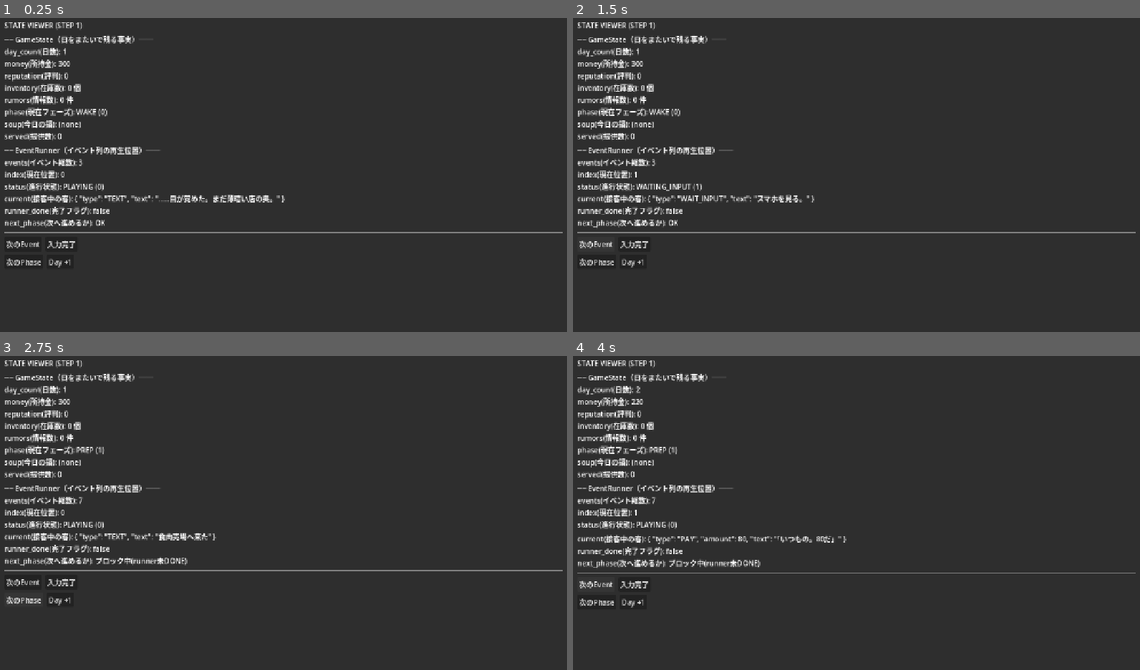
Above: before the commit, frames 1-4 (two rows, left to right).
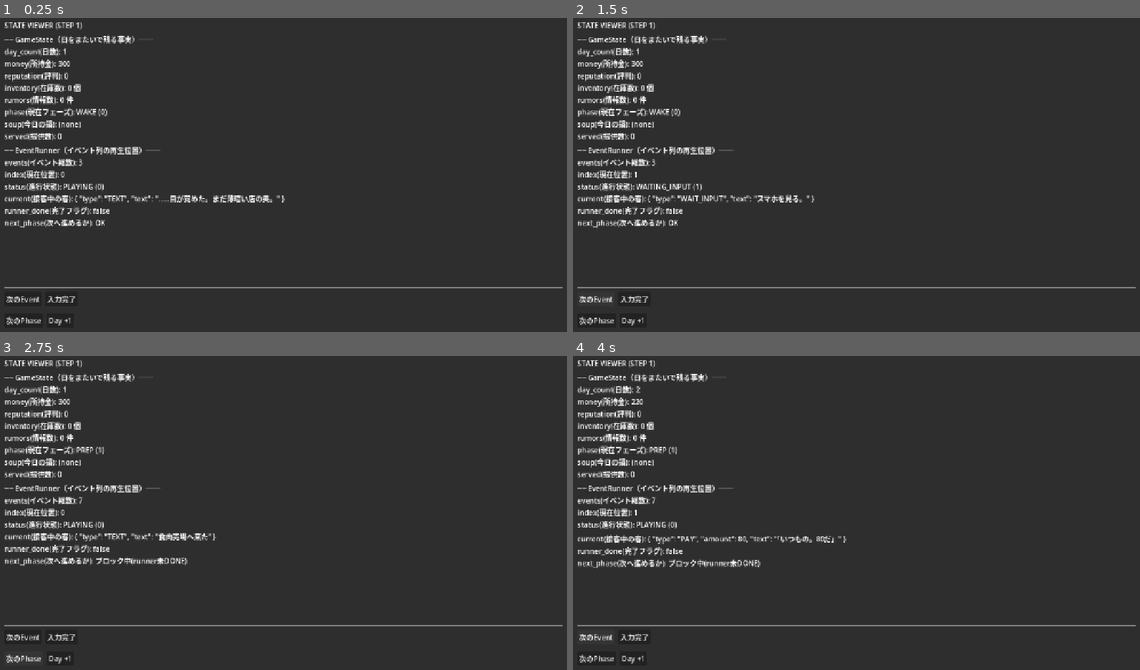
Above: after the commit, the same moments.

Repository: kimidorikame/Godot_Game01
Game: Godot game, scene res://scenes/debug_panel.tscn
The game is run twice, just before and just after one commit, with the same random seed, the same clock (stepped at 60 frames per second) and the same inputs.
Inputs:
- Up to frame 1 (0.25 s): no input
- Up to frame 2 (1.5 s): click "入力完了" at 0.5 s; click "次のEvent" at 1.25 s
- Up to frame 3 (2.75 s): click "次のPhase" at 2 s
- Up to frame 4 (4 s): click "Day +1" at 2.75 s; click "次のEvent" at 3.5 s

The runs differ from the first frame. In frame 1, 1.4% of the frame differs, in the area x 0-100%, y 68-98%; in frame 2, 1.4%; in frame 3, 1.4%; in frame 4, 1.2%.

Commit message:
STEP 13: Day1配達員の「ナムプリックパオを入れる」一操作
OpenController に current_bowl を追加。客をロードすると空の椀
({ customer_id, additions[] }) を作り直す。tags は保存せず、
bowl_final_tags() で GameState.soup.tags + 具材 tags から都度計算する。

ADJUST を素通しから入力待ちへ変更。EventRunner._is_wait_input を
「type == WAIT_INPUT」だけでなく「options を持つ Event」も入力待ち
として扱うよう一般化し、ADJUST が options を持てば止まるようにした
（EventRunner 自体は味付け効果を処理しない）。

具材マスタは scripts/ingredients.gd に新規配置（id -> tags[]。
nam_prik_pao -> ["spicy"]）。day1_events.gd のイベント台本とは
別ファイルにし、責務を分けた。

DebugPanel は選択肢ボタンを動的に描画し（OptionsRow）、押されたら
現在の椀へ具材を足してから入力完了へ進む。計器盤に椀の additions
と算出した最終 tags を表示する。判定・成否分岐・二択・水量は対象外。

また、計器盤テキストの増加でボタン行が画面外へ押し出されていた
レイアウト崩れを修正（GameState/RunnerLabel を ScrollContainer で
包み、ボタン行は常に画面内に固定）。

Co-Authored-By: Claude Sonnet 5 <noreply@anthropic.com>

Diff:
--- a/scenes/debug_panel.tscn
+++ b/scenes/debug_panel.tscn
@@ -26,11 +26,22 @@
 layout_mode = 2
 text = "STATE VIEWER (STEP 1)"
 
-[node name="GameStateLabel" type="Label" parent="Margin/VBox"]
+[node name="TextScroll" type="ScrollContainer" parent="Margin/VBox"]
+custom_minimum_size = Vector2(0, 80)
+layout_mode = 2
+size_flags_vertical = 3
+horizontal_scroll_mode = 0
+
+[node name="TextBox" type="VBoxContainer" parent="Margin/VBox/TextScroll"]
+layout_mode = 2
+size_flags_horizontal = 3
+theme_override_constants/separation = 8
+
+[node name="GameStateLabel" type="Label" parent="Margin/VBox/TextScroll/TextBox"]
 layout_mode = 2
 text = "GameState:"
 
-[node name="RunnerLabel" type="Label" parent="Margin/VBox"]
+[node name="RunnerLabel" type="Label" parent="Margin/VBox/TextScroll/TextBox"]
 layout_mode = 2
 text = "EventRunner:"
 
@@ -49,6 +60,10 @@
 layout_mode = 2
 text = "入力完了"
 
+[node name="OptionsRow" type="HBoxContainer" parent="Margin/VBox"]
+layout_mode = 2
+theme_override_constants/separation = 8
+
 [node name="PhaseRow" type="HBoxContainer" parent="Margin/VBox"]
 layout_mode = 2
 theme_override_constants/separation = 8
--- a/scripts/day1_events.gd
+++ b/scripts/day1_events.gd
@@ -71,14 +71,19 @@
 ## REACT で仮の売上を計上）。
 ## STEP 7/8 の割り切り:
 ##   - 4ステップ骨格は全客共通。客ごとの差は text と sale、および REACT 後ろの追加 Event だけ
-##   - ADJUST はダミー素通し（WAIT_INPUT にしない。実入力＝味付けUIは次 STEP で足す）
 ##   - REACT の sale は満足度判定（DESIGN.md 7章）が入るまでの固定プレースホルダ
 ##   - 個性・調理・評価・鍋・水（7章 / 7.5章）は入れない
+## STEP 13: ADJUST は素通しをやめ、"options" を持たせて入力待ちにする（DESIGN.md 9.5 STEP 13）。
+##   選択肢を選ぶ処理（椀へ足す）は EventRunner ではなく受け側（DebugPanel）が行う。
+##   今回は1択のみ（ナムプリックパオを入れる）。二択は STEP 14。
 static func customer_events(customer_id: String) -> Array:
 	var flavor := _customer_flavor(customer_id)
 	var events := [
 		{ "type": "GREET",  "customer": customer_id, "text": flavor["greet"] },
-		{ "type": "ADJUST", "customer": customer_id, "text": "（味を調える）※素通し" },
+		{ "type": "ADJUST", "customer": customer_id, "text": "（味を調える）",
+			"options": [
+				{ "id": "nam_prik_pao", "label": "ナムプリックパオを入れる" },
+			] },
 		{ "type": "SERVE",  "customer": customer_id, "text": "「はいよ、お待ち。」" },
 		{ "type": "REACT",  "customer": customer_id, "text": flavor["react"], "sale": flavor["sale"] },
 	]
--- a/scripts/debug_panel.gd
+++ b/scripts/debug_panel.gd
@@ -6,10 +6,11 @@
 ## FlowController はこのシーンの子ノードとして持つ（autoload にはしない）。
 
 @onready var flow: FlowController = $FlowController as FlowController
-@onready var _game_state_label: Label = $Margin/VBox/GameStateLabel as Label
-@onready var _runner_label: Label = $Margin/VBox/RunnerLabel as Label
+@onready var _game_state_label: Label = $Margin/VBox/TextScroll/TextBox/GameStateLabel as Label
+@onready var _runner_label: Label = $Margin/VBox/TextScroll/TextBox/RunnerLabel as Label
 @onready var _btn_next_event: Button = $Margin/VBox/EventRow/BtnNextEvent as Button
 @onready var _btn_complete_input: Button = $Margin/VBox/EventRow/BtnCompleteInput as Button
+@onready var _options_row: HBoxContainer = $Margin/VBox/OptionsRow as HBoxContainer
 @onready var _btn_next_phase: Button = $Margin/VBox/PhaseRow/BtnNextPhase as Button
 @onready var _btn_day_plus: Button = $Margin/VBox/PhaseRow/BtnDayPlus as Button
 
@@ -91,7 +92,25 @@
 
 
 ## [入力完了] のハンドラ。入力待ちを解除して1つ進め、[次のEvent] と同じく新 current を適用。
+## options 付き（ADJUST など）の入力待ちは選択肢ボタン側で処理するため、
+## こちらは options を持たない入力待ち（WAKE のスマホなど）専用として残す。
 func _on_complete_input_pressed() -> void:
+	_complete_input_and_advance()
+
+
+## ADJUST などの選択肢ボタンが押されたときのハンドラ（STEP 13）。
+## 「椀へ具材を足す」のは EventRunner ではなく受け側＝ここの責務
+## （DESIGN.md 9.5 STEP 13「EventRunner は味付け効果を処理しない」）。
+## 先に椀へ反映してから、入力完了と同じ手順で1つ進める。
+func _on_option_selected(ingredient_id: String) -> void:
+	if _open != null:
+		_open.add_to_bowl(ingredient_id)
+	_complete_input_and_advance()
+
+
+## [入力完了] と選択肢ボタンの共通処理：WAITING_INPUT を解除して1つ進め、
+## 新 current の効果を適用し、OPEN の客キューを必要なら進めて再描画する。
+func _complete_input_and_advance() -> void:
 	if flow.runner == null:
 		return
 	var before: int = flow.runner.index
@@ -121,7 +140,8 @@
 ##   SET_SOUP    … { base_id, tags } を set_soup() に渡す（共有鍋の作成・STEP 12）
 ##   REACT       … { sale } を仮の売上として apply_money(+sale) ＋ record_served（STEP 6）
 ##   TEXT / WAIT_INPUT / GREET / ADJUST / SERVE … 表示だけ。状態は動かさない
-##     （ADJUST は STEP 6 では素通し。実入力＝味付けは次 STEP）
+##     （ADJUST は STEP 13 で入力待ちに変わったが、椀への反映は _on_option_selected が
+##     行う。ここ（_apply_event）は今も何もしない）
 ## 注意: index 0 の Event は「乗る前進」が無いので適用されない。Day1 の WAKE / PREP /
 ## 客の接客はどれも先頭が TEXT / GREET（効果なし）なので実害なし。
 func _apply_event(ev) -> void:
@@ -157,6 +177,32 @@
 	_game_state_label.text = _format_game_state()
 	# OPEN 中は runner 表示のあとに客キューの状態も出す（OPEN 以外は空文字）。
 	_runner_label.text = _format_runner() + _format_open()
+	_update_options_row()
+
+
+## 選択肢ボタンの描画（STEP 13）。毎回 _refresh() から呼び、状態から描き直す
+## （他の表示と同じ「押した直後だけ更新」ではなく毎回作り直す方針）。
+## - 現在の Event が "options" を持つ WAITING_INPUT のときだけボタンを並べる。
+## - それ以外（options なしの WAIT_INPUT・PLAYING・DONE）は空にする。
+## - options 付きの入力待ちでは [入力完了] を無効化する。素通りさせず、
+##   必ず選択肢ボタン経由で椀へ反映させるため。
+func _update_options_row() -> void:
+	for child in _options_row.get_children():
+		child.queue_free()
+
+	var r: EventRunner = flow.runner
+	var has_options := false
+	if r != null and r.status == EventRunner.Status.WAITING_INPUT:
+		var cur = r.current()
+		if cur is Dictionary and cur.has("options"):
+			has_options = true
+			for option in cur["options"]:
+				var btn := Button.new()
+				btn.text = str(option.get("label", option.get("id", "?")))
+				btn.pressed.connect(_on_option_selected.bind(str(option.get("id", ""))))
+				_options_row.add_child(btn)
+
+	_btn_complete_input.disabled = has_options
 
 
 func _format_game_state() -> String:
@@ -228,4 +274,17 @@
 		"queue(客数): %d" % _open.queue.size(),
 		"customer(接客中): %s" % cust_text,
 		"open_done(さばき切った): %s" % str(_open.is_open_done()),
+	])) + _format_bowl()
+
+
+## 接客中の椀（STEP 13）。DESIGN.md 9.5 STEP 11「椀の最終tags = Soup.tags +
+## Bowl.additions 内の Ingredient.tags」を OpenController.bowl_final_tags() で計算して見せる。
+## 椀が無い（客がいない）ときは空文字（表示に何も足さない）。
+func _format_bowl() -> String:
+	if _open == null or not _open.current_bowl.has("customer_id"):
+		return ""
+	return "\n" + "\n".join(PackedStringArray([
+		"── Bowl（接客中の椀）──",
+		"additions(具材): %s" % str(_open.current_bowl.get("additions", [])),
+		"final_tags(最終tags): %s" % str(_open.bowl_final_tags()),
 	]))
--- a/scripts/event_runner.gd
+++ b/scripts/event_runner.gd
@@ -78,5 +78,8 @@
 	return Status.PLAYING
 
 
+## 入力待ちの判定。type == WAIT_INPUT のほか、"options" を持つ Event
+## （ADJUST の選択肢など。STEP 13）も入力待ちとして扱う。
+## options が1個か2個か（STEP 13 の一択 / STEP 14 の二択）は関知しない。
 func _is_wait_input(ev) -> bool:
-	return ev is Dictionary and ev.get("type", "") == TYPE_WAIT_INPUT
+	return ev is Dictionary and (ev.get("type", "") == TYPE_WAIT_INPUT or ev.has("options"))
--- /dev/null
+++ b/scripts/ingredients.gd
@@ -0,0 +1,18 @@
+extends RefCounted
+class_name Ingredients
+## 具材マスタ（DESIGN.md 9.5 STEP 11 / STEP 13）。
+##
+## day1_events.gd と同じ「データのみ」の薄いクラス。
+## Ingredient は id と tags[] だけを持つ最小形（DESIGN.md 9.5 STEP 11）。
+## その日のイベント台本（day1_events.gd）とは別ファイルに置く:
+## こちらは「ゲーム全体で共通の定義」であって、日ごとの台本ではないため。
+
+const _TAGS := {
+	"nam_prik_pao": ["spicy"],
+}
+
+
+## id から tags[] を引く。未知 id は空配列（フォールバック）。
+## 呼び出し側が配列を書き換えても _TAGS 本体に影響しないよう複製して返す。
+static func tags_for(id: String) -> Array:
+	return _TAGS.get(id, []).duplicate()
--- a/scripts/open_controller.gd
+++ b/scripts/open_controller.gd
@@ -9,10 +9,17 @@
 var queue: Array = []      # 客 id の並び（STEP 6 は ["delivery_man"] の1人）
 var index: int = 0         # いま何人目か（0起点）
 
+# 現在の客に出す椀。形は { customer_id, additions[] }（DESIGN.md 9.5 STEP 11）。
+# tags は持たない＝二重の正本を作らず、必要時に bowl_final_tags() で計算する。
+# 客が替わるたび（_init / advance_customer）ここで新規に作り直す。
+# 客がいない（キューが空 / さばき切った）ときは {}。
+var current_bowl: Dictionary = {}
+
 
 func _init(customer_queue: Array = []) -> void:
 	queue = customer_queue
 	index = 0
+	current_bowl = _new_bowl(current_customer())
 
 
 ## いま接客中の客 id。キューを超えていたら null。
@@ -28,10 +35,42 @@
 
 
 ## 次の客へ。呼び出し側は「今の客の runner が DONE」を確認してから呼ぶこと。
+## 椀もここで新規に作り直す（前の客の additions を持ち越さない）。
 func advance_customer() -> void:
 	index += 1
+	current_bowl = _new_bowl(current_customer())
 
 
 ## キューを全員さばき切ったか（OPEN を終えて CLOSE へ進んでよい合図）。
 func is_open_done() -> bool:
 	return index >= queue.size()
+
+
+## 客 id から空の椀を作る。客がいなければ {}（current_bowl の「なし」状態）。
+func _new_bowl(customer_id: Variant) -> Dictionary:
+	if customer_id == null:
+		return {}
+	return { "customer_id": customer_id, "additions": [] }
+
+
+## 現在の椀に具材 id を1つ足す。ADJUST の選択肢を受けた側（DebugPanel）から呼ぶ。
+## "none" は「何も足さない」の合図（STEP 14 の二択で使う。STEP 13 では未使用）。
+## 椀が無い（current_bowl == {}）ときも何もしない。
+func add_to_bowl(ingredient_id: String) -> void:
+	if ingredient_id == "none":
+		return
+	if not current_bowl.has("additions"):
+		return
+	current_bowl.additions.append(ingredient_id)
+
+
+## 現在の椀の最終 tags（DESIGN.md 9.5 STEP 11: Soup.tags + Bowl.additions の Ingredient.tags）。
+## GameState.soup を直接参照する（DESIGN.md 4章「soup: GameState.soup を参照」）。
+## 椀が無い / 鍋が無いときは、無い方を空として扱う（例外にしない）。
+func bowl_final_tags() -> Array:
+	var tags: Array = []
+	if GameState.soup != null:
+		tags.append_array(GameState.soup.get("tags", []))
+	for ingredient_id in current_bowl.get("additions", []):
+		tags.append_array(Ingredients.tags_for(str(ingredient_id)))
+	return tags
Not shown, added: scripts/ingredients.gd.uid
